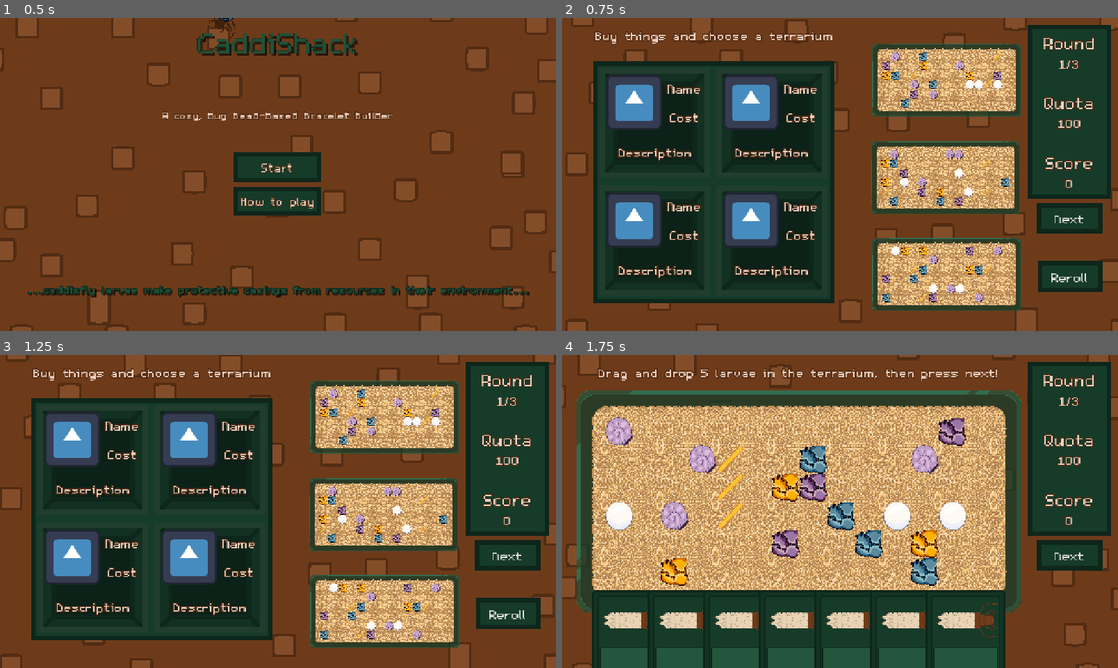
Above: before the commit, frames 1-4 (two rows, left to right).
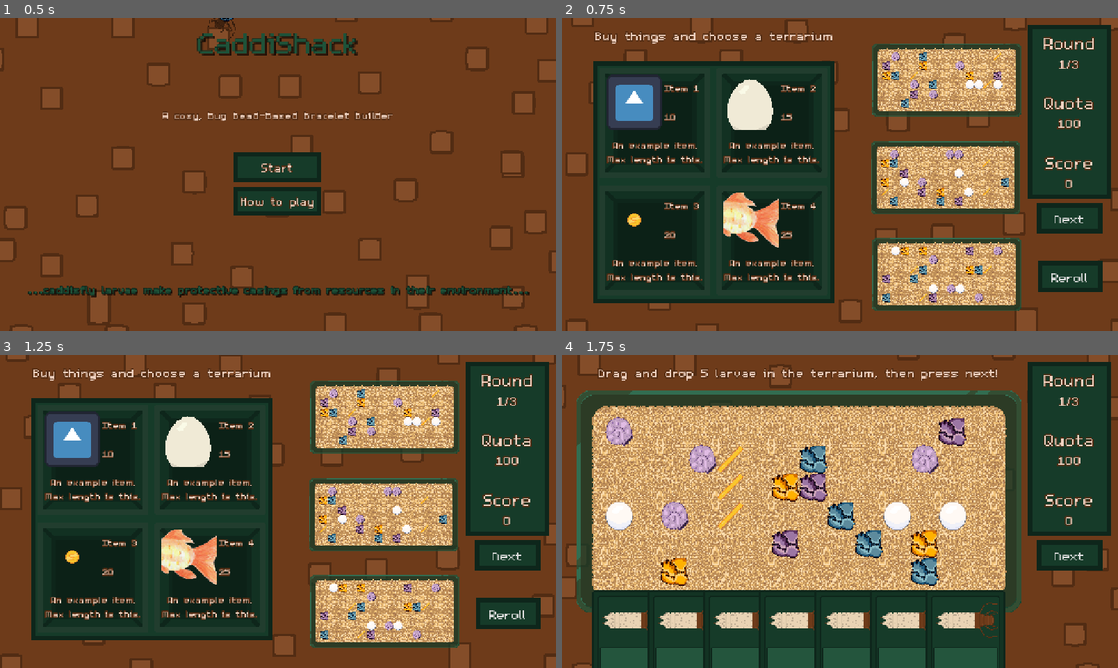
Above: after the commit, the same moments.

Repository: Splashy-Inc/caddishack
Game: Godot game, scene res://SCENES/screen_manager.tscn
The game is run twice, just before and just after one commit, with the same random seed, the same clock (stepped at 60 frames per second) and the same inputs. The engine's default icon, where the game draws it, is replaced by a stand-in: a white triangle on a blue panel in a dark square.
Inputs:
- Up to frame 1 (0.5 s): no input
- Up to frame 2 (0.75 s): click "Start" at 0.5 s
- Up to frame 3 (1.25 s): no input
- Up to frame 4 (1.75 s): click "Next" at 1.25 s

Frame 1 is identical in both runs. In frame 2, 8.4% of the frame differs, in the area x 8-47%, y 18-85%; in frame 3, 8.4%; in frame 4, nothing differs.

Commit message:
Set up example shop items

Diff:
--- /dev/null
+++ b/RESOURCES/example_shop_item_1.tres
@@ -0,0 +1,12 @@
+[gd_resource type="Resource" script_class="ShopItemInfo" format=3 uid="uid://bckrif8ccda2e"]
+
+[ext_resource type="Texture2D" uid="uid://b4n6irf1jephl" path="res://icon.svg" id="1_g8pwu"]
+[ext_resource type="Script" uid="uid://b3aah41smm1u6" path="res://RESOURCES/shop_item_info.gd" id="2_5o76u"]
+
+[resource]
+script = ExtResource("2_5o76u")
+icon = ExtResource("1_g8pwu")
+name = "Item 1"
+base_cost = 10
+description = "An example item. Max length is this."
+metadata/_custom_type_script = "uid://b3aah41smm1u6"
--- /dev/null
+++ b/RESOURCES/example_shop_item_2.tres
@@ -0,0 +1,12 @@
+[gd_resource type="Resource" script_class="ShopItemInfo" format=3 uid="uid://c51kwjlmt4yrk"]
+
+[ext_resource type="Texture2D" uid="uid://b3545rtb6mb4a" path="res://ASSETS/Art/SHOP/Basic_Egg.png" id="1_4fr3p"]
+[ext_resource type="Script" uid="uid://b3aah41smm1u6" path="res://RESOURCES/shop_item_info.gd" id="2_ol4lo"]
+
+[resource]
+script = ExtResource("2_ol4lo")
+icon = ExtResource("1_4fr3p")
+name = "Item 2"
+base_cost = 15
+description = "An example item. Max length is this."
+metadata/_custom_type_script = "uid://b3aah41smm1u6"
--- /dev/null
+++ b/RESOURCES/example_shop_item_3.tres
@@ -0,0 +1,12 @@
+[gd_resource type="Resource" script_class="ShopItemInfo" format=3 uid="uid://bxn16qokvhyku"]
+
+[ext_resource type="Texture2D" uid="uid://cyhd76hr4yeiy" path="res://ASSETS/Art/SHOP/Coin.png" id="1_1ltnu"]
+[ext_resource type="Script" uid="uid://b3aah41smm1u6" path="res://RESOURCES/shop_item_info.gd" id="2_agphn"]
+
+[resource]
+script = ExtResource("2_agphn")
+icon = ExtResource("1_1ltnu")
+name = "Item 3"
+base_cost = 20
+description = "An example item. Max length is this."
+metadata/_custom_type_script = "uid://b3aah41smm1u6"
--- /dev/null
+++ b/RESOURCES/example_shop_item_4.tres
@@ -0,0 +1,12 @@
+[gd_resource type="Resource" script_class="ShopItemInfo" format=3 uid="uid://bn2rfcir2bjdr"]
+
+[ext_resource type="Texture2D" uid="uid://ddp3hd6wawxtu" path="res://ASSETS/Art/SHOP/SplashyFish.png" id="1_6x7xs"]
+[ext_resource type="Script" uid="uid://b3aah41smm1u6" path="res://RESOURCES/shop_item_info.gd" id="2_rhcu5"]
+
+[resource]
+script = ExtResource("2_rhcu5")
+icon = ExtResource("1_6x7xs")
+name = "Item 4"
+base_cost = 25
+description = "An example item. Max length is this."
+metadata/_custom_type_script = "uid://b3aah41smm1u6"
--- /dev/null
+++ b/RESOURCES/shop_item_info.gd
@@ -0,0 +1,8 @@
+extends Resource
+
+class_name ShopItemInfo
+
+@export var icon : Texture2D
+@export var name : String
+@export var base_cost : int
+@export var description : String
--- /dev/null
+++ b/RESOURCES/shop_item_label.tres
@@ -0,0 +1,10 @@
+[gd_resource type="LabelSettings" format=3 uid="uid://c8lwo0mgqxvin"]
+
+[ext_resource type="FontFile" uid="uid://di1ynwh6doxnf" path="res://ASSETS/Font/m5x7.ttf" id="1_5tl5i"]
+
+[resource]
+font = ExtResource("1_5tl5i")
+font_size = 36
+font_color = Color(0.941176, 0.827451, 0.760784, 1)
+outline_size = 5
+outline_color = Color(0.321569, 0.172549, 0.0745098, 1)
--- a/SCENES/SHOP/shop_item.tscn
+++ b/SCENES/SHOP/shop_item.tscn
@@ -4,7 +4,8 @@
 [ext_resource type="Texture2D" uid="uid://b4n6irf1jephl" path="res://icon.svg" id="2_37dhd"]
 [ext_resource type="StyleBox" uid="uid://dhodbg0qaumgd" path="res://RESOURCES/shop_button_hover.tres" id="2_a5qli"]
 [ext_resource type="Script" uid="uid://dr6t7ian0uru8" path="res://SCRIPTS/SHOP/shop_item.gd" id="2_khpf0"]
-[ext_resource type="LabelSettings" uid="uid://tly00ucli80b" path="res://ASSETS/Font/gui_sublabel.tres" id="3_khpf0"]
+[ext_resource type="Resource" uid="uid://bckrif8ccda2e" path="res://RESOURCES/example_shop_item_1.tres" id="4_a5qli"]
+[ext_resource type="LabelSettings" uid="uid://c8lwo0mgqxvin" path="res://RESOURCES/shop_item_label.tres" id="6_a5qli"]
 
 [sub_resource type="StyleBoxEmpty" id="StyleBoxEmpty_4vdw3"]
 
@@ -54,6 +55,7 @@
 theme_override_styles/normal = ExtResource("1_khpf0")
 theme_override_styles/hover = ExtResource("2_a5qli")
 script = ExtResource("2_khpf0")
+info = ExtResource("4_a5qli")
 
 [node name="ItemSpace" type="VBoxContainer" parent="." unique_id=705751760]
 layout_mode = 0
@@ -67,8 +69,10 @@
 size_flags_vertical = 3
 
 [node name="IconSpace" type="PanelContainer" parent="ItemSpace/TopHalf" unique_id=292487778]
+clip_contents = true
 custom_minimum_size = Vector2(128, 128)
 layout_mode = 2
+mouse_filter = 1
 theme_override_styles/panel = SubResource("StyleBoxEmpty_4vdw3")
 
 [node name="Icon" type="Sprite2D" parent="ItemSpace/TopHalf/IconSpace" unique_id=2065895712]
@@ -83,25 +87,26 @@
 layout_mode = 2
 size_flags_vertical = 3
 text = "Name"
-label_settings = ExtResource("3_khpf0")
-horizontal_alignment = 1
+label_settings = ExtResource("6_a5qli")
 vertical_alignment = 1
+autowrap_mode = 1
 
 [node name="Cost" type="Label" parent="ItemSpace/TopHalf/TopRightSpace" unique_id=1970155121]
 layout_mode = 2
 size_flags_vertical = 3
 text = "Cost"
-label_settings = ExtResource("3_khpf0")
-horizontal_alignment = 1
+label_settings = ExtResource("6_a5qli")
 vertical_alignment = 1
+autowrap_mode = 1
 
 [node name="Description" type="Label" parent="ItemSpace" unique_id=1052487823]
 layout_mode = 2
 size_flags_vertical = 3
 text = "Description"
-label_settings = ExtResource("3_khpf0")
+label_settings = ExtResource("6_a5qli")
 horizontal_alignment = 1
 vertical_alignment = 1
+autowrap_mode = 2
 
 [node name="AnimationPlayer" type="AnimationPlayer" parent="." unique_id=409140052]
 libraries/ = SubResource("AnimationLibrary_7nvbo")
--- a/SCENES/SHOP/shop_station.tscn
+++ b/SCENES/SHOP/shop_station.tscn
@@ -12,7 +12,10 @@
 [ext_resource type="Script" uid="uid://qiyyftxmq7nx" path="res://RESOURCES/terrarium_info.gd" id="10_klhbm"]
 [ext_resource type="Texture2D" uid="uid://cmuoseeihhp3q" path="res://ASSETS/Art/CRAFT_STATION/Run_Display.png" id="11_ncq4r"]
 [ext_resource type="PackedScene" uid="uid://bw76w8fxlv8p2" path="res://SCENES/SHOP/shop_item.tscn" id="12_klhbm"]
+[ext_resource type="Resource" uid="uid://c51kwjlmt4yrk" path="res://RESOURCES/example_shop_item_2.tres" id="13_4vdw3"]
 [ext_resource type="LabelSettings" uid="uid://tly00ucli80b" path="res://ASSETS/Font/gui_sublabel.tres" id="13_klhbm"]
+[ext_resource type="Resource" uid="uid://bxn16qokvhyku" path="res://RESOURCES/example_shop_item_3.tres" id="14_4g004"]
+[ext_resource type="Resource" uid="uid://bn2rfcir2bjdr" path="res://RESOURCES/example_shop_item_4.tres" id="15_gkgmp"]
 
 [sub_resource type="Resource" id="Resource_d1wso"]
 script = ExtResource("8_eyyre")
@@ -183,12 +186,15 @@
 
 [node name="Item2" parent="PanelContainer/GridContainer" unique_id=1112847703 instance=ExtResource("12_klhbm")]
 layout_mode = 2
+info = ExtResource("13_4vdw3")
 
 [node name="Item3" parent="PanelContainer/GridContainer" unique_id=2131303173 instance=ExtResource("12_klhbm")]
 layout_mode = 2
+info = ExtResource("14_4g004")
 
 [node name="Item4" parent="PanelContainer/GridContainer" unique_id=371760213 instance=ExtResource("12_klhbm")]
 layout_mode = 2
+info = ExtResource("15_gkgmp")
 
 [node name="Label" type="Label" parent="." unique_id=1709690206]
 offset_left = 75.0
--- a/SCRIPTS/SHOP/shop_item.gd
+++ b/SCRIPTS/SHOP/shop_item.gd
@@ -2,11 +2,17 @@
 
 class_name ShopItem
 
+@export var info : ShopItemInfo
+
 @onready var animation_player: AnimationPlayer = $AnimationPlayer
+@onready var icon_sprite: Sprite2D = $ItemSpace/TopHalf/IconSpace/Icon
+@onready var name_label: Label = $ItemSpace/TopHalf/TopRightSpace/Name
+@onready var cost_label: Label = $ItemSpace/TopHalf/TopRightSpace/Cost
+@onready var description_label: Label = $ItemSpace/Description
 
 # Called when the node enters the scene tree for the first time.
 func _ready() -> void:
-	pass # Replace with function body.
+	load_info(info)
 
 # Called every frame. 'delta' is the elapsed time since the previous frame.
 func _process(delta: float) -> void:
@@ -17,3 +23,10 @@
 
 func _on_mouse_exited() -> void:
 	animation_player.play("RESET")
+
+func load_info(new_info: ShopItemInfo):
+	info = new_info
+	icon_sprite.texture = info.icon
+	name_label.text = info.name
+	cost_label.text = str(info.base_cost)
+	description_label.text = info.description
Not shown, added: RESOURCES/shop_item_info.gd.uid
Not shown: 2 places in SCENES/SHOP/shop_station.tscn that only renumber resources
